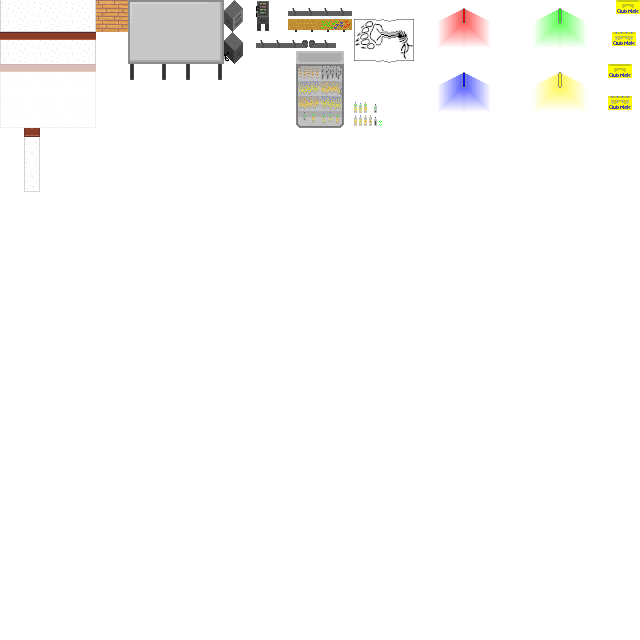
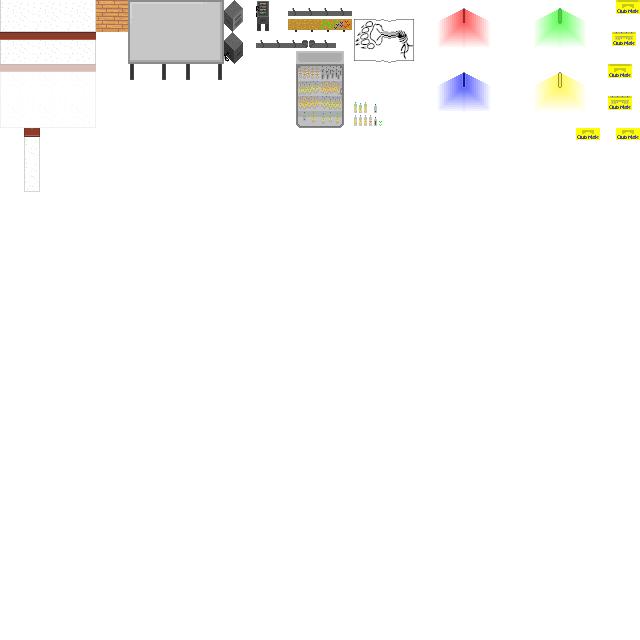
The second 640 x 640 image is a revision of the first. Changes to its layers:
painted on "Ebene" over (576, 128, 640, 140)
